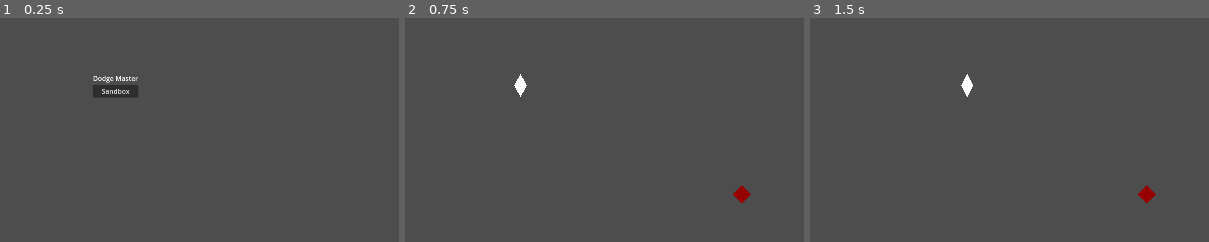
Above: before the commit, frames 1-3 (left to right).
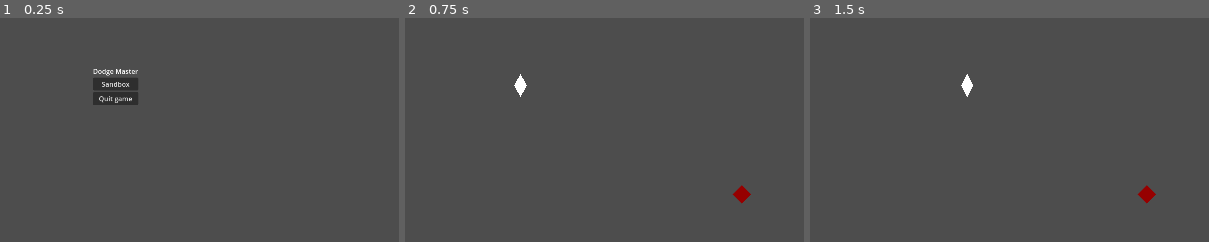
Above: after the commit, the same moments.

Repository: SytonK/DodgeMaster
Game: Godot game, scene res://src/UI/menus/main menu/main_menu.tscn
The game is run twice, just before and just after one commit, with the same random seed, the same clock (stepped at 60 frames per second) and the same inputs.
Inputs:
- Up to frame 1 (0.25 s): no input
- Up to frame 2 (0.75 s): click "Sandbox" at 0.5 s
- Up to frame 3 (1.5 s): tap Enter at 1.25 s; hold Right (move_right) from 1.28 s (still down)
The pictures show only the part of the screen within x 36-85%, y 35-85%; the shares and areas given below are measured in that part.

The runs differ from the first frame. In frame 1, 1.0% of the frame differs, in the area x 23-35%, y 22-39%; in frame 2, nothing differs; in frame 3, nothing differs.

Commit message:
Menues/add quit button

Diff:
--- a/src/UI/menus/game over menu/game_over_menu.tscn
+++ b/src/UI/menus/game over menu/game_over_menu.tscn
@@ -1,4 +1,6 @@
-[gd_scene format=3 uid="uid://b1cglv8tw21rv"]
+[gd_scene load_steps=2 format=3 uid="uid://b1cglv8tw21rv"]
+
+[ext_resource type="PackedScene" uid="uid://dbt1e6e1k71vs" path="res://src/UI/menus/menu components/quit button/quit_button.tscn" id="1_6evc5"]
 
 [node name="GameOverMenu" type="VBoxContainer"]
 process_mode = 2
@@ -18,3 +20,6 @@
 [node name="Label" type="Label" parent="."]
 layout_mode = 2
 text = "Game over"
+
+[node name="QuitButton" parent="." instance=ExtResource("1_6evc5")]
+layout_mode = 2
--- a/src/UI/menus/main menu/main_menu.tscn
+++ b/src/UI/menus/main menu/main_menu.tscn
@@ -1,6 +1,7 @@
-[gd_scene load_steps=2 format=3 uid="uid://b4n7uvsu4x8uk"]
+[gd_scene load_steps=3 format=3 uid="uid://b4n7uvsu4x8uk"]
 
 [ext_resource type="Script" path="res://src/UI/menus/main menu/main_menu.gd" id="1_khr3w"]
+[ext_resource type="PackedScene" uid="uid://dbt1e6e1k71vs" path="res://src/UI/menus/menu components/quit button/quit_button.tscn" id="2_a4y4q"]
 
 [node name="MainMenu" type="VBoxContainer"]
 anchors_preset = 8
@@ -24,4 +25,7 @@
 layout_mode = 2
 text = "Sandbox"
 
+[node name="QuitButton" parent="." instance=ExtResource("2_a4y4q")]
+layout_mode = 2
+
 [connection signal="pressed" from="SandboxButton" to="." method="_on_sandbox_button_pressed"]
--- /dev/null
+++ b/src/UI/menus/menu components/quit button/quit_button.gd
@@ -0,0 +1,5 @@
+extends Button
+
+
+func _on_pressed() -> void:
+	get_tree().quit()
--- /dev/null
+++ b/src/UI/menus/menu components/quit button/quit_button.tscn
@@ -0,0 +1,11 @@
+[gd_scene load_steps=2 format=3 uid="uid://dbt1e6e1k71vs"]
+
+[ext_resource type="Script" path="res://src/UI/menus/menu components/quit button/quit_button.gd" id="1_rowuw"]
+
+[node name="QuitButton" type="Button"]
+offset_right = 8.0
+offset_bottom = 8.0
+text = "Quit game"
+script = ExtResource("1_rowuw")
+
+[connection signal="pressed" from="." to="." method="_on_pressed"]
--- a/src/UI/menus/pause menu/pause_menu.tscn
+++ b/src/UI/menus/pause menu/pause_menu.tscn
@@ -1,6 +1,7 @@
-[gd_scene load_steps=2 format=3 uid="uid://cj2p72vwf0erl"]
+[gd_scene load_steps=3 format=3 uid="uid://cj2p72vwf0erl"]
 
 [ext_resource type="Script" path="res://src/UI/menus/pause menu/pause_menu.gd" id="1_kxxqt"]
+[ext_resource type="PackedScene" uid="uid://dbt1e6e1k71vs" path="res://src/UI/menus/menu components/quit button/quit_button.tscn" id="2_nv6bd"]
 
 [node name="PauseMenu" type="VBoxContainer"]
 process_mode = 3
@@ -28,4 +29,7 @@
 layout_mode = 2
 text = "Resume"
 
+[node name="QuitButton" parent="." instance=ExtResource("2_nv6bd")]
+layout_mode = 2
+
 [connection signal="pressed" from="PauseButton" to="." method="_on_pause_button_pressed"]
